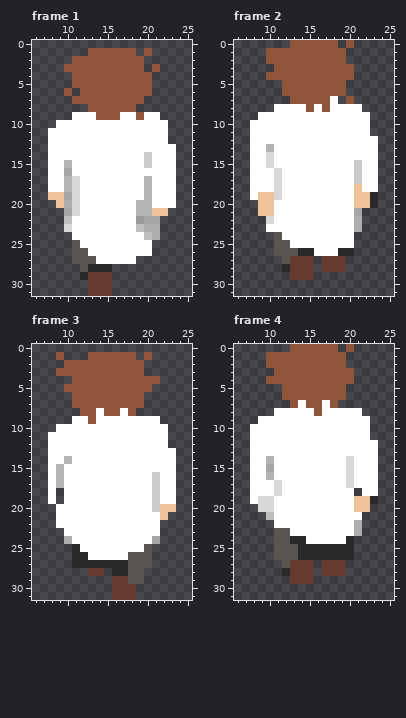
Pixel-art file: source/scientist_walk_right.aseprite. Above, as it was before the edit.
32x32 pixels, 4 frames. Colours within 5 levels of each other are drawn and written as one. Shown: frame 1: x 6..25, y 0..31; frame 2: x 6..25, y 0..31; frame 3: x 6..25, y 0..31; frame 4: x 6..25, y 0..31.
Once edited:
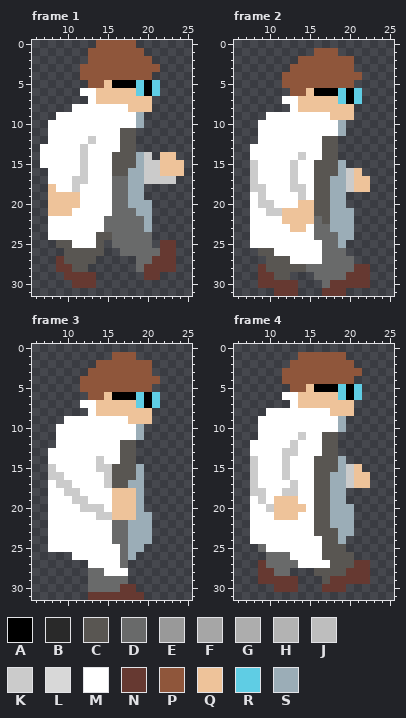
Palette (. is transparent): A #000000  B #292929  C #595652  D #696a6a  E #999999  F #a6a6a6  G #adadad  H #b3b3b3  J #bebebe  K #cbcbcb  L #d8d8d8  M #ffffff  N #663931  P #8f563b  Q #eec39a  R #5fcde4  S #9badb7
Difference:
Changed rows in their new state; - is an unchanged pixel.
Frame 1:
first column x 7:
 0 -------PPPPP------
 1 ------------P.----
 2 ----..-------P----
 3 ---..--------P----
 4 ----.-------------
 5 ----..--QAAARAR---
 6 ---.-MMQQQQQRAR---
 7 ----..MQQQQQQQ----
 8 ----MMMMMMMQQQ----
 9 --MM---MMM--S..---
10 -M----------S...--
11 ----------CC....--
12 ------K---CC....--
13 M----K----CC.....-
14 M----K---CCCS-.QQ-
15 M--M-K---CCCS-KQQQ
16 ---M-K---CCSSKKQQQ
17 ---MKK---DDSSKKKK-
18 -Q-MK----DDSS....-
19 ---QQ----DDSS....-
20 -Q-QQ----DDSSS...-
21 -QQQM----DDDSS..--
22 -MMM----DDDDDS.---
23 -MMM----DDDDDS.---
24 -MMM---CCDDDDD.---
25 --CCM--C.DDDDD-NN-
26 ---C--CC..DDDDDNN-
27 --NC---.....DDNNN-
28 --NNC-...---DNNNN-
29 ---NNN-..----NN---
30 ----NN-..---------
31 ------...---------
Frame 2:
first column x 8:
 0 -----......-.---
 1 --......---.----
 2 --....------P---
 3 ---..-----------
 4 --..---------P--
 5 ------------P---
 6 ----.--QAAARAR--
 7 ----MMQQQQQRAR--
 8 ---..-QQQQQQQ.--
 9 -.--------QQQ..-
10 .----------S...-
11 .----------S...-
12 .--------CC.....
13 --M------CC.....
14 --M---K--CC.....
15 K-M--K--CCCS....
16 K--M-K--CCCSKQ..
17 K--M-K--CCSSKQQ.
18 KK-M-KK-CCSSK-Q.
19 -KMM--K-CCSS....
20 MKK---QQCCSS....
21 MMKKQQQQCCSSS.--
22 MMM-QQQQDCSSS.--
23 MM---QQ-DDSSS.--
24 MMMM----DDDSS---
25 MMMMM----DDS.---
26 -CCMMMMM-DDD.---
27 --CC-MMMMDDDD---
28 -NCCCCCDDDDDDNN-
29 -NNCC...DDDDNNN-
30 -NNNNN---DNNNNN-
31 ---NNN---NNN----
Frame 3:
first column x 8:
 1 -.---...----.---
 2 --....------P---
 3 -....-------P---
 4 ---.------------
 5 --..------------
 6 ---..--QAAARAR--
 7 ---.MMQQQQQRAR--
 8 ----.MQQQQQQQ---
 9 --M--M----QQQ.--
10 -----------S...-
11 .----------S...-
12 .--------CC....-
13 ---------CC.....
14 --M---K--CC.....
15 KM----KKCCCS....
16 KK-----KCCCS....
17 -KK----KCCSS....
18 -MKK----QQQS....
19 -M-KK---QQQS....
20 M---KKK-QQQS....
21 M-----KKQQQSS..-
22 M-------DDSSS.--
23 MM------DDSSS.--
24 MMM-----DDSSS.--
25 MMMM-----DSS.---
26 ---MM----DS..---
27 ---..MMMMD...---
28 -----DDMMM..----
29 -----DDDDD..----
30 -----DDDD-------
31 -----NNN---N----
Frame 4:
first column x 8:
 0 -----......-.---
 1 --....----------
 2 --...-------P---
 3 ---.---------P--
 4 --..------------
 5 ----.--QAAARAR--
 6 ----MMQQQQQRAR--
 7 -----MQQQQQQQ---
 8 --M-----M-QQQ.--
 9 -----------S...-
10 .----------S...-
11 .-----K--CC....-
12 -----K---CC.....
13 ----KK---CC.....
14 K-M-K---CCCS....
15 K-M-K---CCCSKQ..
16 K-M-K---CCSSKQQ.
17 K--M-K--CCSSKQQ.
18 KK-MKK--CCSS.-..
19 -KMQQQ--CCSS....
20 MMKQQQQ-CCSSS..-
21 MMMQQQ--CCSSS.--
22 MMM-----CCSSS.--
23 MMMMM---CCCSS.--
24 MMMMMMM--CCS.---
25 -DMMMMMMMCCC.---
26 --DDDMMMMCCCC---
27 -NDDDDMMMMCCCNN-
28 -NNDD...CCCCNNN-
29 -NNNN-..-CNNNNN-
30 ---NNN---NNN----
Boxes around the changes in both pictures, in picture pixels (x1, y1, x2, y2):
changed: (40, 40, 184, 296)
changed: (250, 40, 378, 296)
changed: (48, 352, 176, 600)
changed: (250, 344, 378, 592)
